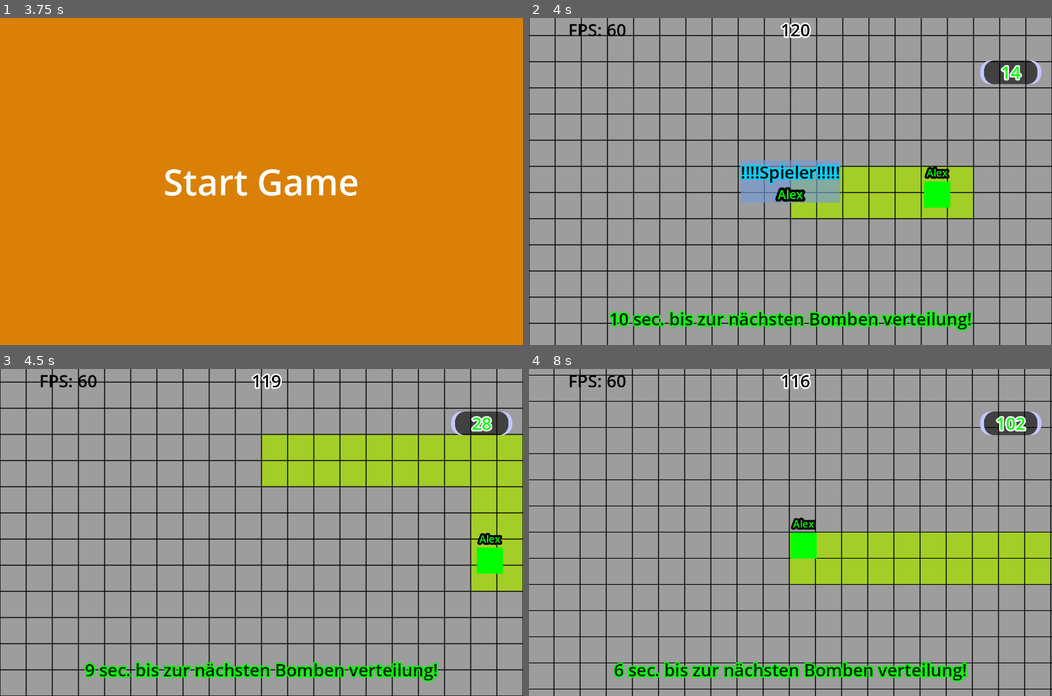
Above: before the commit, frames 1-4 (two rows, left to right).
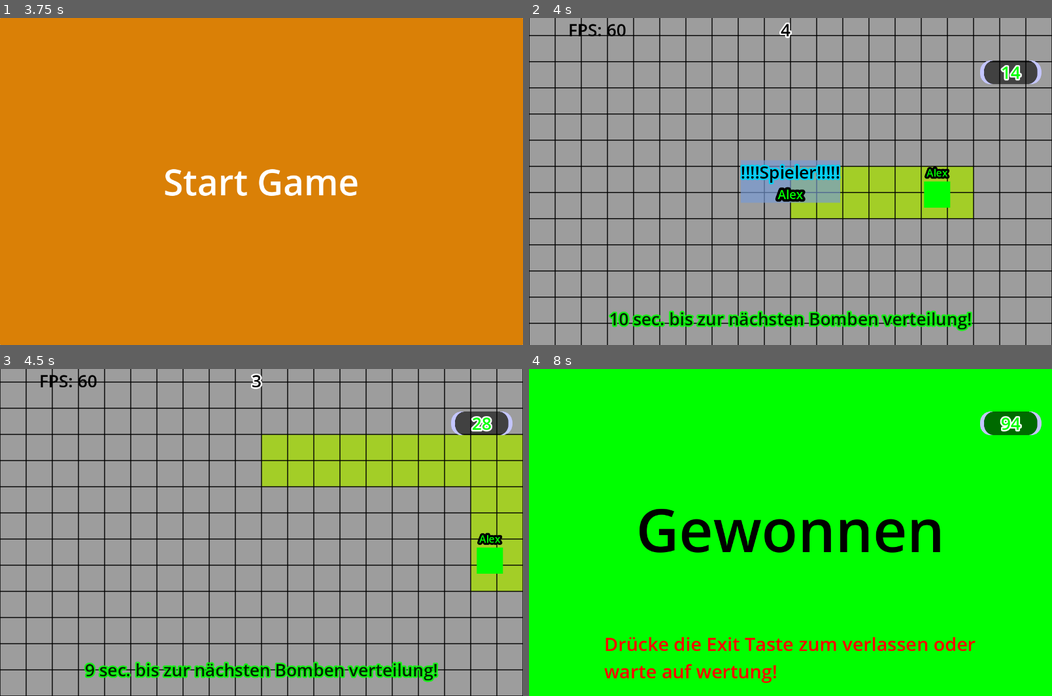
Above: after the commit, the same moments.

Repository: NIK-98/Paint_The_Ground
Game: Godot game, scene res://sceens/level.tscn
The game is run twice, just before and just after one commit, with the same random seed, the same clock (stepped at 60 frames per second) and the same inputs. This scene is started directly instead of the project's main scene.
Inputs (mouse positions are in pixels of both pictures, inside the frame that each line leads up to):
- Up to frame 1 (3.75 s): click (261, 34) at 0.52 s; type "Alex" at 0.6 s; click "Start Game" at 1.25 s; click "Start Game" at 2 s; click "Bestätiegen" at 2.75 s; tap Enter at 3.5 s; move the mouse to (376, 165) at 3.52 s; hold D (right) from 3.53 s (still down); hold Tab (Info) from 3.53 s (still down); click (376, 165) at 3.67 s
- Up to frame 2 (4 s): keep holding D (right); keep holding Tab (Info)
- Up to frame 3 (4.5 s): move the mouse to (156, 548) at 4.27 s; release D (right) at 4.28 s; release Tab (Info) at 4.28 s; hold S (down) from 4.28 s (still down); tap Tab (Info) at 4.35 s
- Up to frame 4 (8 s): tap Space at 5 s; move the mouse to (842, 460) at 5.02 s; release S (down) at 5.03 s; hold D (right) 5.03-5.78 s; hold Tab (Info) 5.03-5.78 s; tap Enter at 5.75 s; move the mouse to (764, 597) at 5.77 s; hold W (up) 5.78-6.53 s; tap Tab (Info) at 5.85, 7.35 s; click (764, 597) at 5.92 s; move the mouse to (947, 581) at 6.52 s; hold Tab (Info) 6.53-7.28 s; hold A (left) from 6.53 s (still down); move the mouse to (633, 483) at 7.27 s

Frame 1 is identical in both runs. In frame 2, 0.2% of the frame differs, in the area x 47-54%, y 1-7%; in frame 3, 0.2%; in frame 4, 99%, in the area x 0-100%, y 0-100%.

Commit message:
spiel ende meldung angepast

Diff:
--- a/sceens/level.tscn
+++ b/sceens/level.tscn
@@ -344,7 +344,7 @@
 [node name="Scoreboard" parent="." instance=ExtResource("17_4co2s")]
 
 [node name="Timer" type="Timer" parent="." groups=["timer"]]
-wait_time = 120.0
+wait_time = 4.0
 
 [node name="Timerende" type="Timer" parent="."]
 wait_time = 3.0
--- a/sceens/player.tscn
+++ b/sceens/player.tscn
@@ -85,13 +85,14 @@
 
 [node name="Info" type="Label" parent="CanvasLayer/Winner"]
 layout_mode = 0
-offset_left = 240.0
-offset_top = 704.0
-offset_right = 1037.0
-offset_bottom = 768.0
+offset_left = 184.0
+offset_top = 640.0
+offset_right = 1097.0
+offset_bottom = 771.0
 theme_override_colors/font_color = Color(1, 0, 0, 1)
 theme_override_font_sizes/font_size = 46
-text = "Drücke die Exit Taste zum verlassen"
+text = "Drücke die Exit Taste zum verlassen oder
+warte auf wertung!"
 
 [node name="Los" type="ColorRect" parent="CanvasLayer"]
 visible = false
@@ -114,10 +115,11 @@
 
 [node name="Info" type="Label" parent="CanvasLayer/Los"]
 layout_mode = 0
-offset_left = 240.0
-offset_top = 704.0
-offset_right = 1037.0
-offset_bottom = 768.0
+offset_left = 184.0
+offset_top = 640.0
+offset_right = 1097.0
+offset_bottom = 771.0
 theme_override_colors/font_color = Color(1, 0, 0, 1)
 theme_override_font_sizes/font_size = 46
-text = "Drücke die Exit Taste zum verlassen"
+text = "Drücke die Exit Taste zum verlassen oder
+warte auf wertung!"
